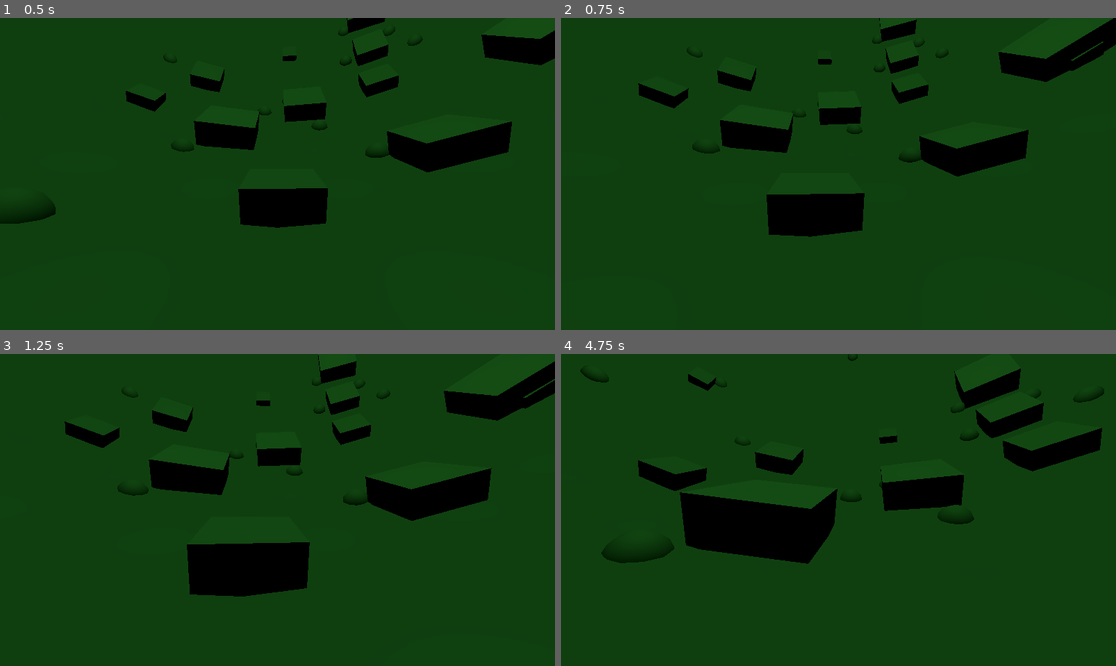
Above: before the commit, frames 1-4 (two rows, left to right).
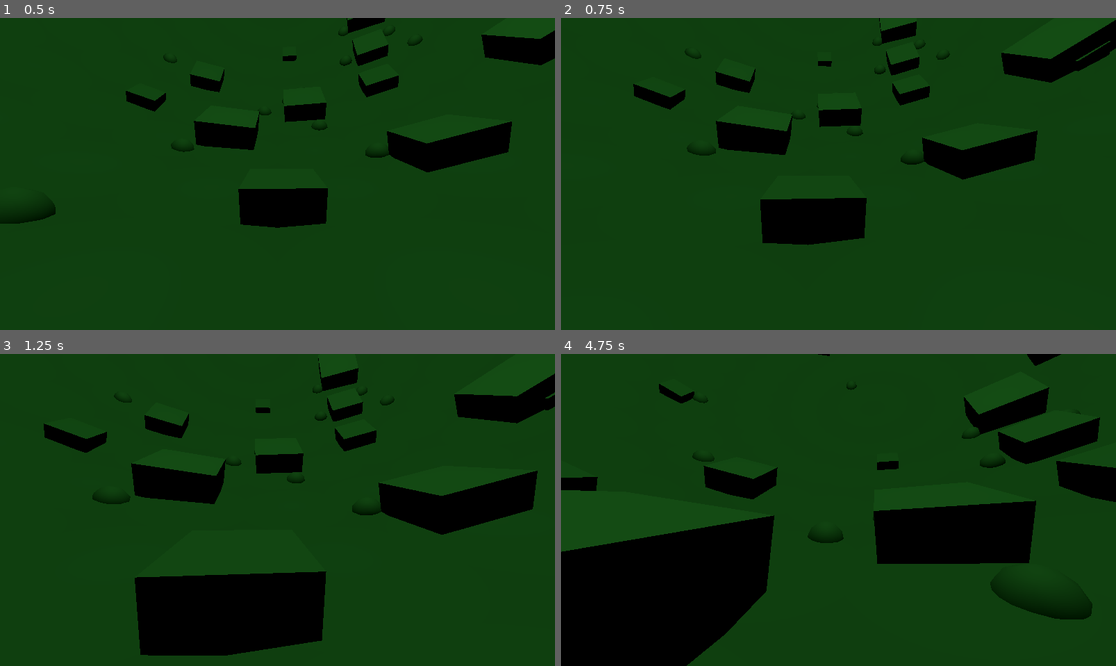
Above: after the commit, the same moments.

Repository: mydr3z/The-Core
Game: Godot game, scene res://root.tscn
Same seed, same stepped clock (60 frames per second), same inputs: the game is played once before the commit and once after it.
Inputs (mouse positions are in pixels of both pictures, inside the frame that each line leads up to):
- Up to frame 1 (0.5 s): no input
- Up to frame 2 (0.75 s): tap Enter at 0.5 s; move the mouse to (866, 174) at 0.52 s; hold Up (ui_up) from 0.53 s (still down); hold Shift (ui_run, bound only after the commit) from 0.53 s (still down)
- Up to frame 3 (1.25 s): keep holding Up (ui_up); keep holding Shift (ui_run, bound only after the commit)
- Up to frame 4 (4.75 s): keep holding Up (ui_up); move the mouse to (810, 510) at 1.27 s; release Shift (ui_run, bound only after the commit) at 1.28 s; tap Shift (ui_run, bound only after the commit) at 1.35, 2.85, 4.35 s; move the mouse to (849, 503) at 2.02 s; hold Shift (ui_run, bound only after the commit) 2.03-2.78 s; move the mouse to (832, 516) at 2.77 s; move the mouse to (877, 513) at 3.52 s; hold Shift (ui_run, bound only after the commit) 3.53-4.28 s; move the mouse to (794, 506) at 4.27 s

Frame 1 is identical in both runs. In frame 2, 2.8% of the frame differs, in the area x 13-100%, y 0-73%; in frame 3, 16%; in frame 4, 29%, in the area x 0-100%, y 0-100%.

Commit message:
feat: добавлена возможность бега с помощью Shift

Diff:
--- a/project.godot
+++ b/project.godot
@@ -53,3 +53,8 @@
 , Object(InputEventKey,"resource_local_to_scene":false,"resource_name":"","device":-1,"window_id":0,"alt_pressed":false …(183 unchanged characters)…
 ]
 }
+ui_run={
+"deadzone": 0.2,
+"events": [Object(InputEventKey,"resource_local_to_scene":false,"resource_name":"","device":-1,"window_id":0,"alt_pressed":false,"shift_pressed":false,"ctrl_pressed":false,"meta_pressed":false,"pressed":false,"keycode":0,"physical_keycode":4194325,"key_label":0,"unicode":0,"location":0,"echo":false,"script":null)
+]
+}
--- a/scripts/player.gd
+++ b/scripts/player.gd
@@ -4,6 +4,7 @@
 
 const EYE_HEIGHT := 1.5;
 const SPEED := 1.5;
+const RUN_SPEED := 3;
 const MOUSE_SENSITIVITY_HDG := 0.002;
 const MOUSE_SENSITIVITY_PITCH := 0.002;
 const VERTICAL_FOV_RADIANS := 1.5;
@@ -40,4 +41,4 @@
 	# получение направления движения:
 	var input_dir = Input.get_vector("ui_left", "ui_right", "ui_up", "ui_down");
 	var direction = (transform.basis * Vector3(input_dir.x, 0, input_dir.y)).normalized();
-	position += direction * SPEED * delta;
+	position += direction * RUN_SPEED * delta if Input.is_action_pressed("ui_run") else direction * SPEED * delta;
